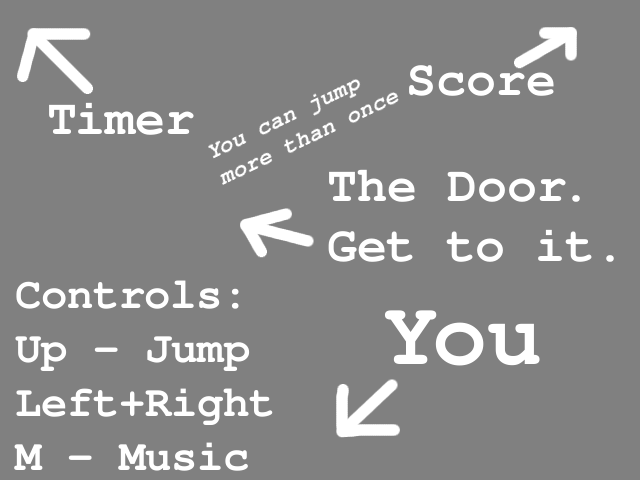
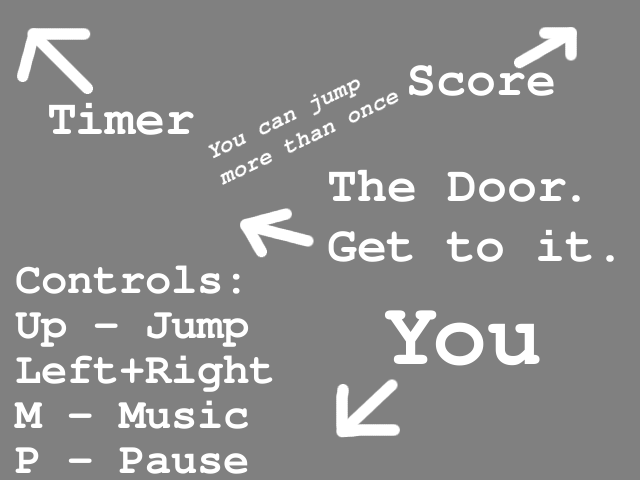
Two versions of the same layered image (640x480). Layer-by-layer changes:
painted on "Controls: ..." over (14, 265, 273, 474)
